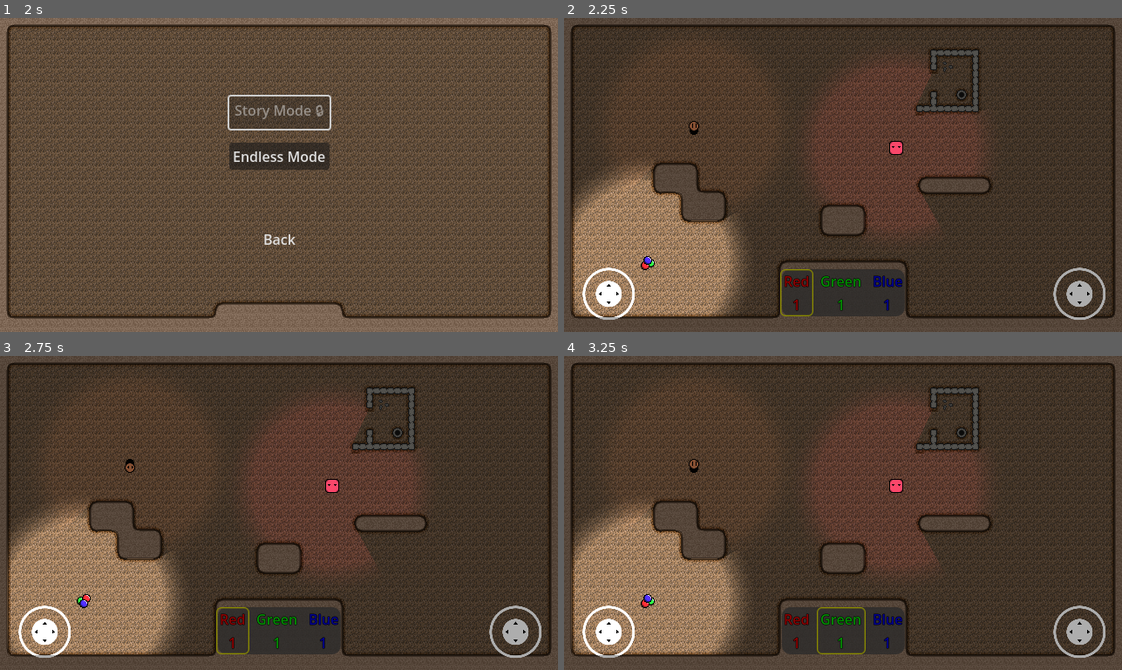
Above: before the commit, frames 1-4 (two rows, left to right).
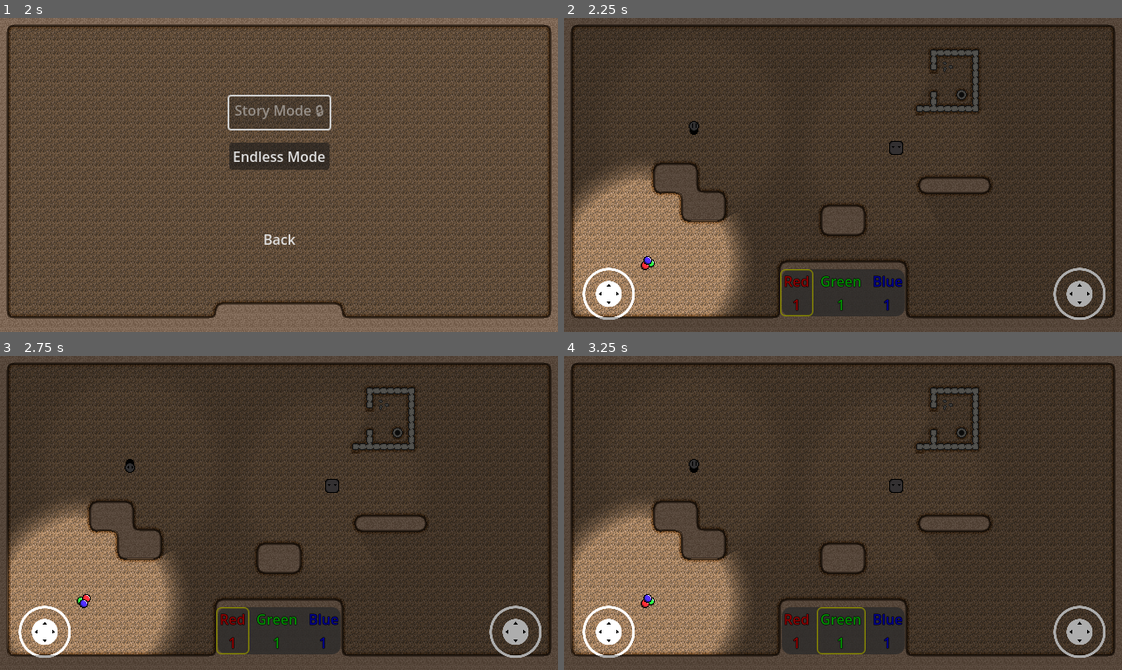
Above: after the commit, the same moments.

Repository: Degenerate-Games/shadows-below
Game: Godot game, scene res://scenes/menus/main_menu.tscn
Two runs of this game, one before a commit and one after it. Both use one fixed random seed, a clock stepped at 60 frames per second and the inputs below.
Inputs (mouse positions are in pixels of both pictures, inside the frame that each line leads up to):
- Up to frame 1 (2 s): click "Start" at 0.5 s; click "Start" at 1.25 s
- Up to frame 2 (2.25 s): click "Endless Mode" at 2 s
- Up to frame 3 (2.75 s): no input
- Up to frame 4 (3.25 s): move the mouse to (965, 497) at 2.77 s; hold L (mixing_ui_right) from 2.78 s (still down); click (965, 497) at 2.92 s

Frame 1 is identical in both runs. In frame 2, 1.2% of the frame differs, in the area x 22-75%, y 15-68%; in frame 3, 1.2%; in frame 4, 1.2%.

Commit message:
Adjust total_power on enemies

Diff:
--- a/scenes/enemies/enemy_a.tscn
+++ b/scenes/enemies/enemy_a.tscn
@@ -88,7 +88,7 @@
 motion_mode = 1
 script = ExtResource("1_o7fok")
 max_speed = 50
-total_power = 175
+total_power = 2
 
 [node name="AnimatedSprite2D" type="AnimatedSprite2D" parent="."]
 texture_filter = 1
--- a/scenes/enemies/enemy_b.tscn
+++ b/scenes/enemies/enemy_b.tscn
@@ -87,6 +87,7 @@
 motion_mode = 1
 script = ExtResource("1_h4t6v")
 max_speed = 75
+total_power = 5
 
 [node name="AnimatedSprite2D" type="AnimatedSprite2D" parent="."]
 texture_filter = 1
